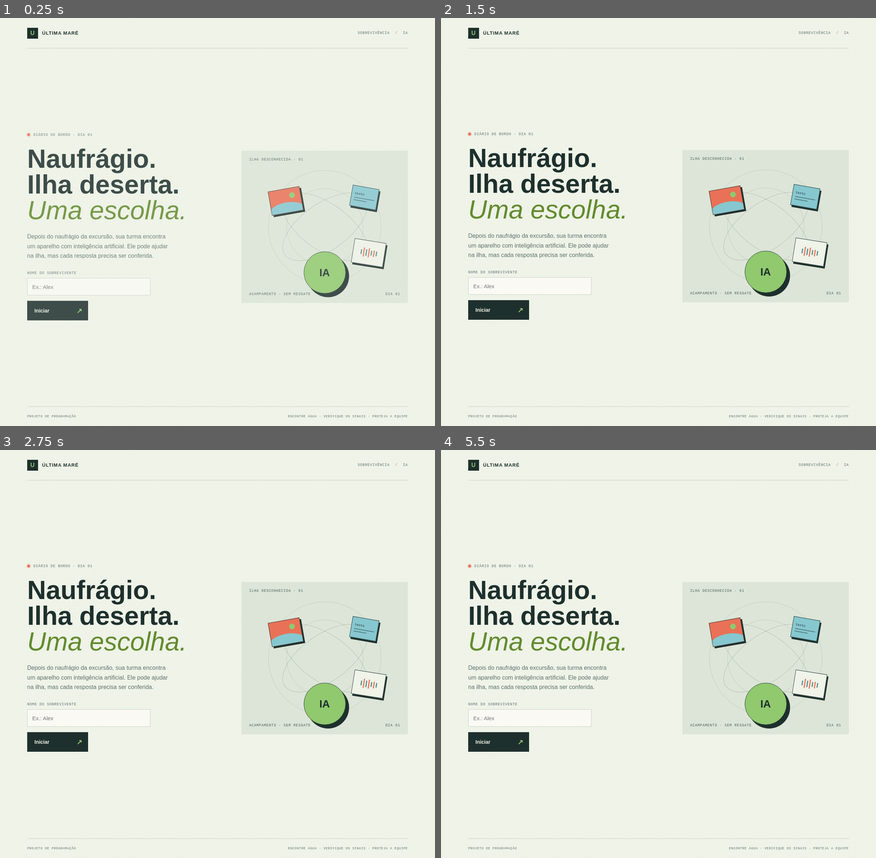
Above: before the commit, frames 1-4 (two rows, left to right).
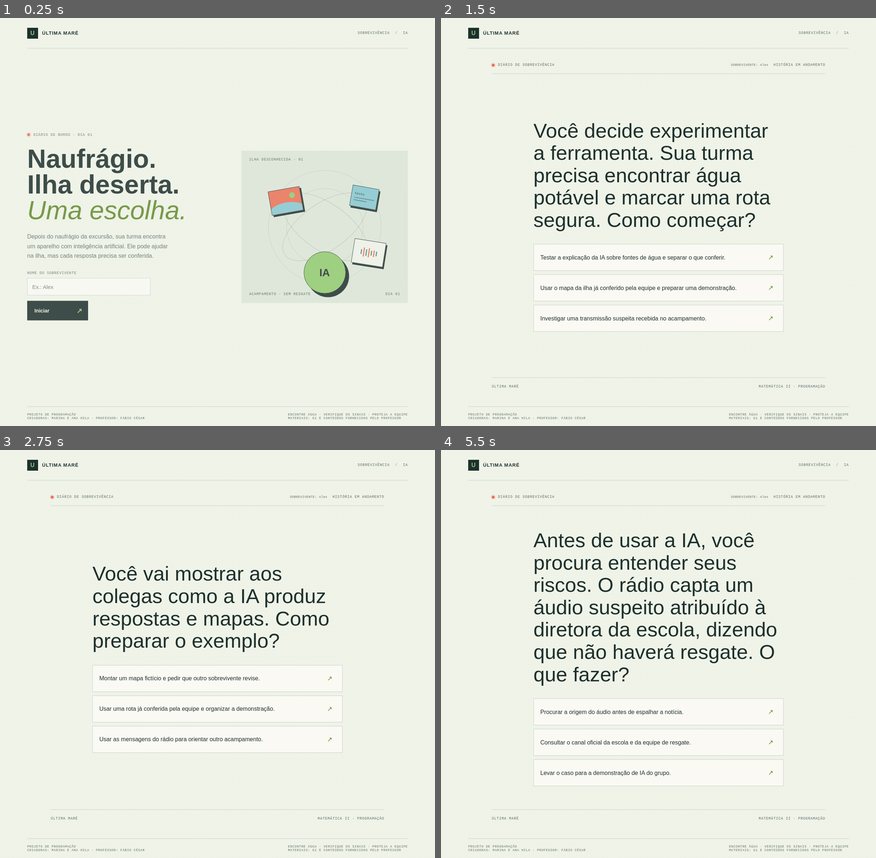
Above: after the commit, the same moments.

Repository: niina311/jogo-2
Game: browser game, page index.html
The game is run twice, just before and just after one commit, with the same random seed, the same clock (stepped at 60 frames per second) and the same inputs.
Inputs (mouse positions are in pixels of both pictures, inside the frame that each line leads up to):
- Up to frame 1 (0.25 s): no input
- Up to frame 2 (1.5 s): click (528, 287) at 0.27 s; type "Alex" at 0.27 s; click "Iniciar ↗" at 0.52 s; click (658, 279) at 1.27 s, where only the run after the commit has a clickable "Experimentar a IA e descobrir…"
- Up to frame 3 (2.75 s): click (217, 690) at 1.87 s, where only the run after the commit has a clickable "Testar a explicação da IA sob…"; click (217, 727) at 2.02 s, where only the run after the commit has a clickable "Refazer o teste inicial com u…"; click (217, 719) at 2.47 s, where only the run after the commit has a clickable "Usar o mapa da ilha já confer…"
- Up to frame 4 (5.5 s): click (658, 739) at 3.07 s, where only the run after the commit has a clickable "Usar as mensagens do rádio pa…"; click (658, 690) at 3.67 s, where only the run after the commit has a clickable "Preparar um aviso de seguranç…"; click (658, 751) at 4.27 s, where only the run after the commit has a clickable "Criar um falso aviso de resga…"; click (658, 666) at 4.52 s, where only the run after the commit has a clickable "Voltar ao começo ↗"; click "Iniciar ↗" at 4.77 s; click (658, 715) at 4.87 s, where only the run after the commit has a clickable "Experimentar a IA e descobrir…"; click (658, 751) at 5.47 s, where only the run after the commit has a clickable "Investigar uma transmissão su…"

The runs differ from the first frame. In frame 1, 0.3% of the frame differs, in the area x 6-94%, y 96-99%; in frame 2, 11%, in the area x 6-94%, y 10-99%; in frame 3, 11%; in frame 4, 11%.

Commit message:
kkkkkk

Diff:
--- a/index.html
+++ b/index.html
@@ -77,8 +77,8 @@
       </section>
 
       <footer class="page-footer">
-        <span>PROJETO DE PROGRAMAÇÃO</span>
-        <span>ENCONTRE ÁGUA · VERIFIQUE OS SINAIS · PROTEJA A EQUIPE</span>
+        <span>PROJETO DE PROGRAMAÇÃO<br />CRIADORAS: MARINA E ANA HILA · PROFESSOR: FÁBIO CÉSAR</span>
+        <span>ENCONTRE ÁGUA · VERIFIQUE OS SINAIS · PROTEJA A EQUIPE<br />MATERIAIS: G1 E CONTEÚDOS FORNECIDOS PELO PROFESSOR</span>
       </footer>
     </main>
   </body>
--- a/js/pergunta.js
+++ b/js/pergunta.js
@@ -20,6 +20,12 @@
         tipo: "entrada",
         proxima: 2,
       },
+      {
+        texto: "Conversar com a equipe antes de decidir como usar o aparelho.",
+        afirmacao: ["Conversou com a equipe antes de decidir como usar a inteligência artificial."],
+        tipo: "entrada",
+        proxima: 2,
+      },
     ],
   },
   { // 1 — A1: início da experimentação
@@ -45,7 +51,6 @@
         afirmacao: ["Decidiu investigar um áudio que circulava no bairro."],
         tipo: "trocar",
         proxima: 2,
-        disponivel: false,
       },
     ],
   },
@@ -73,7 +78,6 @@
         afirmacao: ["Levou o caso para o trabalho escolar sobre IA."],
         tipo: "trocar",
         proxima: 1,
-        disponivel: false,
       },
     ],
   },
@@ -84,6 +88,11 @@
       "Qual atitude você toma?",
     alternativas: [
       {
+        texto: "Inventar a origem do riacho e mandar todos até lá.",
+        afirmacao: ["Inventou uma fonte para sustentar a resposta."],
+        tipo: "gameover",
+      },
+      {
         texto: "Conferir sinais no terreno e fontes confiáveis antes de levar o grupo.",
         afirmacao: ["Conferiu fontes antes de planejar a demonstração."],
         tipo: "avancar",
@@ -95,12 +104,6 @@
         tipo: "salto",
         proxima: 1,
       },
-      {
-        texto: "Inventar a origem do riacho e mandar todos até lá.",
-        afirmacao: ["Inventou uma fonte para sustentar a resposta."],
-        tipo: "gameover",
-        disponivel: false,
-      },
     ],
   },
   { // 4 — A3: planejar a demonstração
@@ -126,7 +129,6 @@
         afirmacao: ["Decidiu colaborar com a orientação dos moradores."],
         tipo: "trocar",
         proxima: 8,
-        disponivel: false,
       },
     ],
   },
@@ -137,23 +139,22 @@
       "da IA para localizar água. O que você faz?",
     alternativas: [
       {
+        texto: "Voltar à conferência da rota e revisar os sinais encontrados.",
+        afirmacao: ["Voltou à conferência das fontes para revisar o material."],
+        tipo: "salto",
+        proxima: 3,
+      },
+      {
+        texto: "Divulgar a localização exata e os dados dos colegas sem autorização.",
+        afirmacao: ["Expôs dados pessoais dos colegas sem autorização."],
+        tipo: "gameover",
+      },
+      {
         texto: "Explicar que as respostas da IA precisam ser conferidas antes de orientar o grupo.",
         afirmacao: ["Acrescentou os limites da ferramenta ao material."],
         tipo: "avancar",
         proxima: 6,
       },
-      {
-        texto: "Voltar à conferência da rota e revisar os sinais encontrados.",
-        afirmacao: ["Voltou à conferência das fontes para revisar o material."],
-        tipo: "salto",
-        proxima: 3,
-      },
-      {
-        texto: "Divulgar a localização exata e os dados dos colegas sem autorização.",
-        afirmacao: ["Expôs dados pessoais dos colegas sem autorização."],
-        tipo: "gameover",
-        disponivel: false,
-      },
     ],
   },
   { // 6 — A5: organizar a apresentação
@@ -179,7 +180,6 @@
         afirmacao: ["Decidiu levar o material ao encontro dos moradores."],
         tipo: "trocar",
         proxima: 10,
-        disponivel: false,
       },
     ],
   },
@@ -190,6 +190,11 @@
       "Como continuar a investigação?",
     alternativas: [
       {
+        texto: "Acusar outro sobrevivente sem qualquer prova.",
+        afirmacao: ["Acusou um colega publicamente sem provas."],
+        tipo: "gameover",
+      },
+      {
         texto: "Sintonizar o canal oficial da escola e da equipe de resgate.",
         afirmacao: ["Consultou os canais oficiais da escola."],
         tipo: "avancar",
@@ -201,12 +206,6 @@
         tipo: "salto",
         proxima: 2,
       },
-      {
-        texto: "Acusar outro sobrevivente sem qualquer prova.",
-        afirmacao: ["Acusou um colega publicamente sem provas."],
-        tipo: "gameover",
-        disponivel: false,
-      },
     ],
   },
   { // 8 — B3: planejar a orientação
@@ -232,7 +231,6 @@
         afirmacao: ["Decidiu transformar o caso em uma demonstração escolar."],
         tipo: "trocar",
         proxima: 4,
-        disponivel: false,
       },
     ],
   },
@@ -258,7 +256,6 @@
         texto: "Criar um falso aviso de resgate e espalhá-lo pelo acampamento.",
         afirmacao: ["Criou e divulgou outro áudio falso como verdadeiro."],
         tipo: "gameover",
-        disponivel: false,
       },
     ],
   },
@@ -275,17 +272,16 @@
         proxima: 12,
       },
       {
+        texto: "Expor conversas privadas dos colegas sem autorização.",
+        afirmacao: ["Expôs conversas privadas de moradores sem autorização."],
+        tipo: "gameover",
+      },
+      {
         texto: "Voltar à revisão para melhorar as orientações do acampamento.",
         afirmacao: ["Voltou à revisão das orientações da campanha."],
         tipo: "salto",
         proxima: 9,
       },
-      {
-        texto: "Expor conversas privadas dos colegas sem autorização.",
-        afirmacao: ["Expôs conversas privadas de moradores sem autorização."],
-        tipo: "gameover",
-        disponivel: false,
-      },
     ],
   },
   { // 11 — continuidade A
@@ -293,17 +289,43 @@
     pausa: true,
     enunciado:
       "Seu guia para localizar água e usar a IA com responsabilidade " +
-      "está pronto para compartilhar com a turma. O próximo desafio " +
-      "será apresentar o plano.",
-    alternativas: [],
+      "está pronto para compartilhar com a turma. O que você quer fazer agora?",
+    alternativas: [
+      {
+        texto: "Rever como organizou o plano.",
+        afirmacao: ["Reviu a organização do plano."],
+        proxima: 6,
+      },
+      {
+        texto: "Recomeçar a aventura.",
+        acao: "reiniciar",
+      },
+      {
+        texto: "Voltar à introdução.",
+        acao: "introducao",
+      },
+    ],
   },
   { // 12 — continuidade B
     caminho: "B",
     pausa: true,
     enunciado:
       "Seu material para verificar o áudio e orientar outros grupos " +
-      "está pronto. O próximo desafio será conversar com os " +
-      "sobreviventes do acampamento.",
-    alternativas: [],
+      "está pronto. O que você quer fazer agora?",
+    alternativas: [
+      {
+        texto: "Rever como organizou o encontro.",
+        afirmacao: ["Reviu a organização do encontro."],
+        proxima: 10,
+      },
+      {
+        texto: "Recomeçar a aventura.",
+        acao: "reiniciar",
+      },
+      {
+        texto: "Voltar à introdução.",
+        acao: "introducao",
+      },
+    ],
   },
 ];
--- a/js/script.js
+++ b/js/script.js
@@ -1,4 +1,4 @@
-import { perguntas } from "./perguntas.js";
+import { perguntas } from "./pergunta.js";
 import { aleatorio, nome } from "./aleatorio.js";
 
 let atual = 0;
@@ -21,31 +21,50 @@
   sceneTitle.textContent = pergunta.enunciado;
   sceneCount.textContent = pausa ? "CONTINUIDADE" : "HISTÓRIA EM ANDAMENTO";
   answerList.replaceChildren();
-  answerList.hidden = pausa;
+  answerList.hidden = false;
   storyNote.hidden = !pausa;
 
   if (pausa) {
-    storyNote.textContent = "Este é um ponto de continuidade da história.";
+    storyNote.textContent = "Escolha como seguir a partir daqui.";
   }
 
   pergunta.alternativas.forEach((opcao, indice) => {
     const botao = document.createElement("button");
     botao.className = "answer-button";
     botao.type = "button";
-    botao.disabled = opcao.disponivel === false;
     botao.innerHTML = `<span class="answer-text"></span><span class="answer-arrow" aria-hidden="true">↗</span>`;
     botao.querySelector(".answer-text").textContent = opcao.texto;
-
-    if (!botao.disabled) {
-      botao.addEventListener("click", () => respostaSelecionada(opcao));
-    }
+    botao.addEventListener("click", () => respostaSelecionada(opcao));
 
     answerList.append(botao);
   });
 }
 
 function respostaSelecionada(opcaoSelecionada) {
-  if (opcaoSelecionada.disponivel === false || opcaoSelecionada.proxima === undefined) {
+  if (opcaoSelecionada.tipo === "gameover") {
+    mostraFimDeJogo(opcaoSelecionada);
+    return;
+  }
+
+  if (opcaoSelecionada.acao === "repetir") {
+    mostraPergunta();
+    return;
+  }
+
+  if (opcaoSelecionada.acao === "reiniciar") {
+    iniciaJogo();
+    return;
+  }
+
+  if (opcaoSelecionada.acao === "introducao") {
+    atual = 0;
+    historiaFinal = "";
+    storyScreen.hidden = true;
+    introScreen.hidden = false;
+    return;
+  }
+
+  if (opcaoSelecionada.proxima === undefined) {
     return;
   }
 
@@ -53,6 +72,26 @@
   historiaFinal += afirmacao + " ";
   atual = opcaoSelecionada.proxima;
   mostraPergunta();
+}
+
+function mostraFimDeJogo(opcaoSelecionada) {
+  sceneTitle.textContent = "Essa escolha colocou a equipe em risco.";
+  sceneCount.textContent = "FIM DE JOGO";
+  answerList.replaceChildren();
+  storyNote.hidden = false;
+  storyNote.textContent = `${aleatorio(opcaoSelecionada.afirmacao)} A aventura terminou. Volte ao começo para tentar novamente.`;
+
+  [
+    { texto: "Voltar ao começo", acao: "introducao" },
+  ].forEach((opcao) => {
+    const botao = document.createElement("button");
+    botao.className = "answer-button";
+    botao.type = "button";
+    botao.innerHTML = `<span class="answer-text"></span><span class="answer-arrow" aria-hidden="true">↗</span>`;
+    botao.querySelector(".answer-text").textContent = opcao.texto;
+    botao.addEventListener("click", () => respostaSelecionada(opcao));
+    answerList.append(botao);
+  });
 }
 
 function iniciaJogo() {
